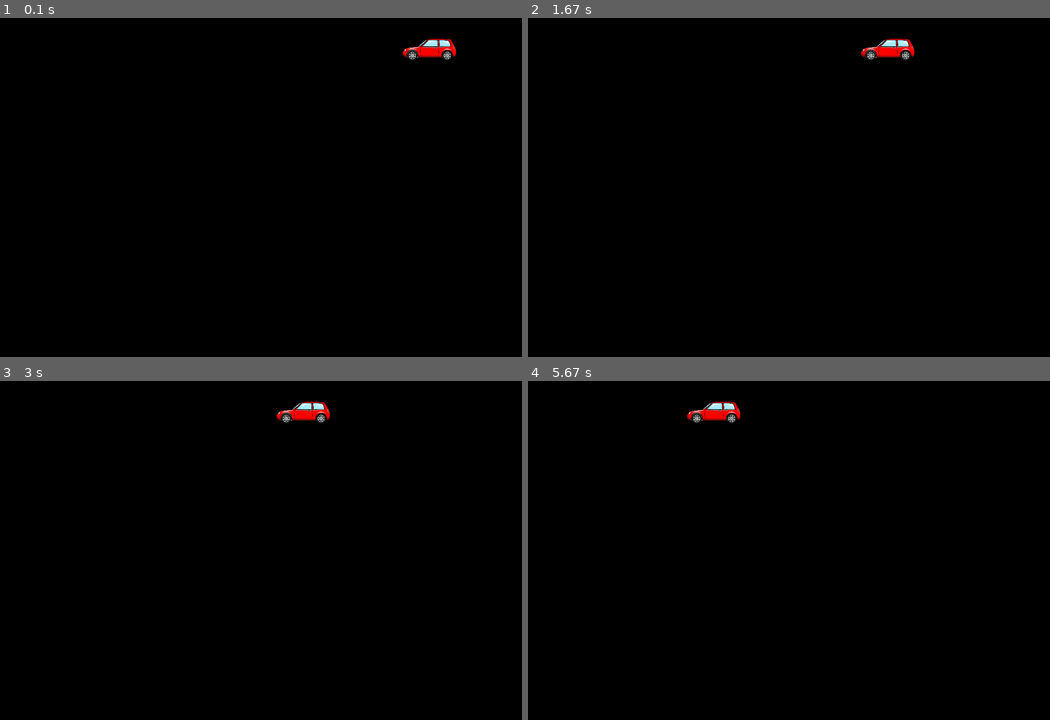
Above: before the commit, frames 1-4 (two rows, left to right).
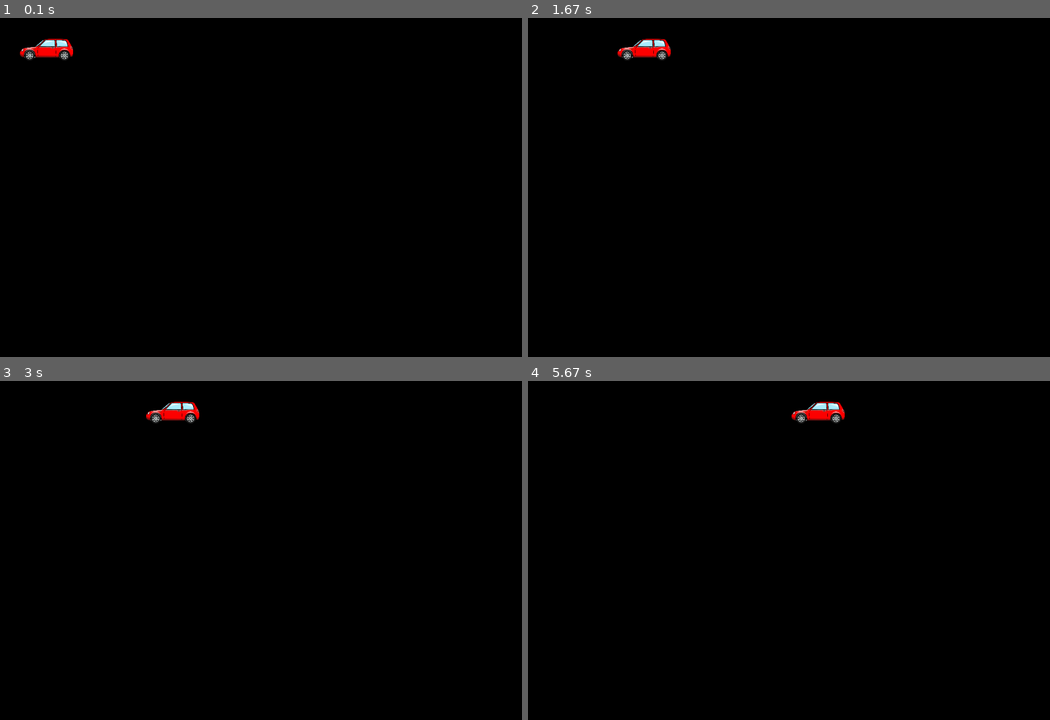
Above: after the commit, the same moments.

Repository: baby-sal/dogtective
Game: pygame game, started from user_interface/game.py
The game is run twice, just before and just after one commit, with the same random seed, the same clock (stepped at 60 frames per second) and the same inputs.
Inputs:
- Up to frame 1 (0.1 s): no input
- Up to frame 2 (1.67 s): no input
- Up to frame 3 (3 s): no input
- Up to frame 4 (5.67 s): no input

The runs differ from the first frame. In frame 1, 0.9% of the frame differs, in the area x 3-88%, y 6-13%; in frame 2, 0.9%; in frame 3, 0.8%; in frame 4, 0.9%, in the area x 30-61%, y 6-13%.

Commit message:
added logic to stop rendering car when off screen

Diff:
--- a/user_interface/game.py
+++ b/user_interface/game.py
@@ -25,7 +25,7 @@
 def game_loop():
 
     car_image = pygame.image.load('../logic/assets/images/obstacles/car.png').convert_alpha()
-    car = Obstacle("car", 10, 10, -1, car_image, 900, 0, 0.25)
+    car = Obstacle("car", 10, 10, 1, car_image, 0, 0, 0.25)
 
     game_display.blit(dogtective, dogtective_coords)
     car.draw(game_display)
@@ -40,8 +40,11 @@
 
         game_display.fill((0, 0, 0))
 
-        car.update()
-        car.draw(game_display)
+        if (car.direction == -1 and car.rect.right > 0) or (car.direction == 1 and car.rect.left < display_width):
+            car.update()
+            print(car.rect.left)
+            car.draw(game_display)
+
         pygame.display.update()
         clock.tick(10)
 
